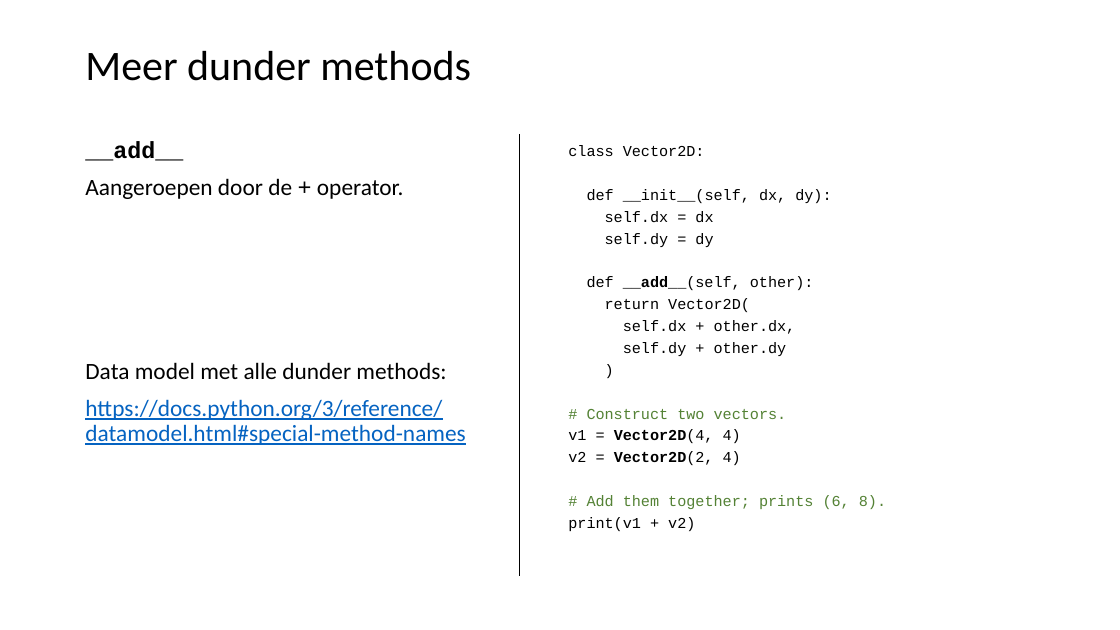
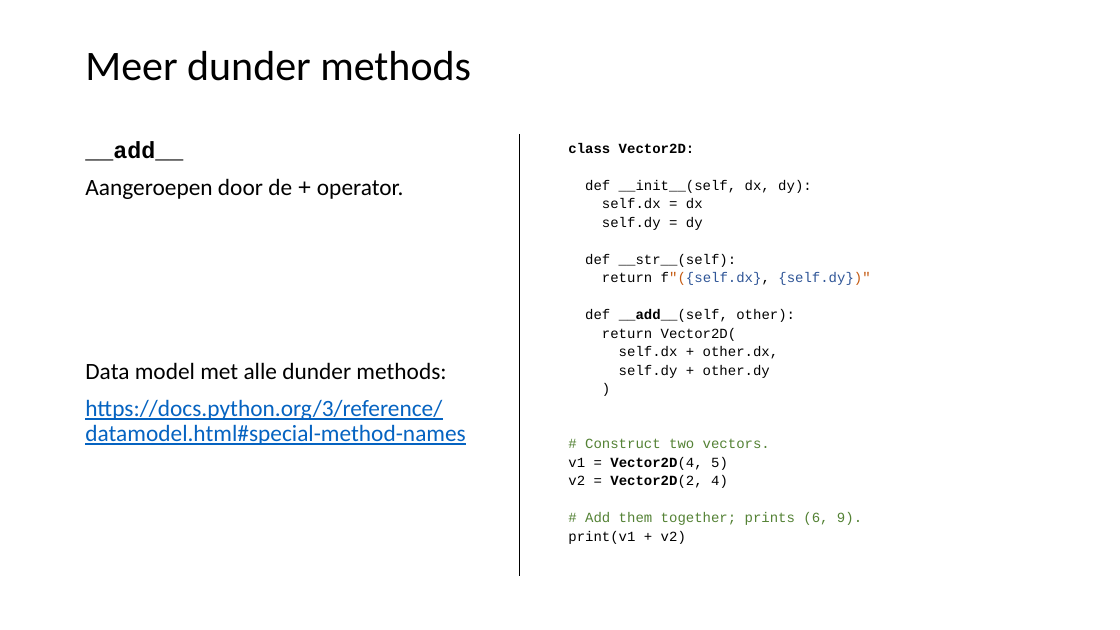
Before and after one commit to LFKoning/knowledge-sharing, a slide deck: slide 55 of python_course/1_basics_classes/python_cursus_1.pptx (slide 56 before the commit). Drawn at 1120x630 pixels with LibreOffice and Linux fonts; fonts in the diff are those of the drawing. Boxes give left, top, right and bottom in pixels: in the first picture for what was removed or moved away, otherwise in the second. Text is boxed around its words. In the diff, an @@ line names an element or a change of style, - is before the commit and + after.

```diff
--- a/python_course/1_basics_classes/python_cursus_1.pptx
+++ b/python_course/1_basics_classes/python_cursus_1.pptx
@@ text at [568, 143, 812, 544]: size 13 to 12 pt in "class Vector2D:", "def __init__(self, dx, dy):", "self.dx = dx", "self.dy = dy" and 8 more places; bold on in "class Vector2D:"; line spacing 1.2 to 1.1 @@
@@ text at [585, 254, 870, 285]: paragraphs added @@
+def __str__(self):
+return f"({self.dx}, {self.dy})"
@@ text at [568, 457, 728, 470]: text changed; size 13 to 12 pt @@
-v1 = Vector2D(4, 4)
+v1 = Vector2D(4, 5)
@@ text at [585, 512, 862, 525]: text changed; size 13 to 12 pt @@
-# Add them together; prints (6, 8).
+# Add them together; prints (6, 9).
```
Also in this commit, not shown: 24 other slides changed, 1 slide added, 2 slides removed, 5 other files.
